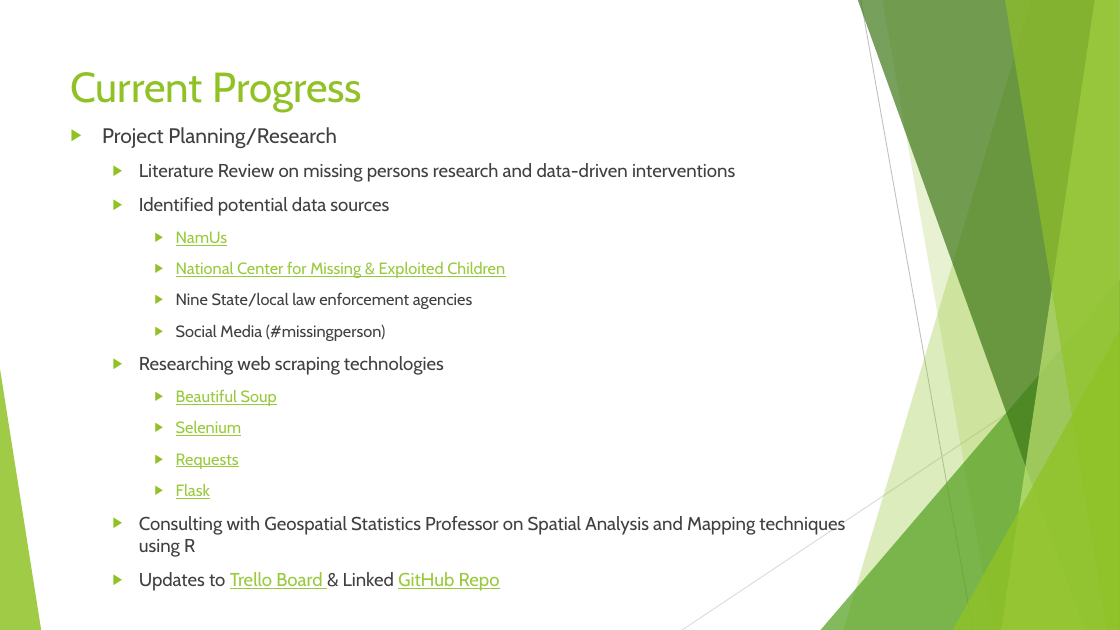
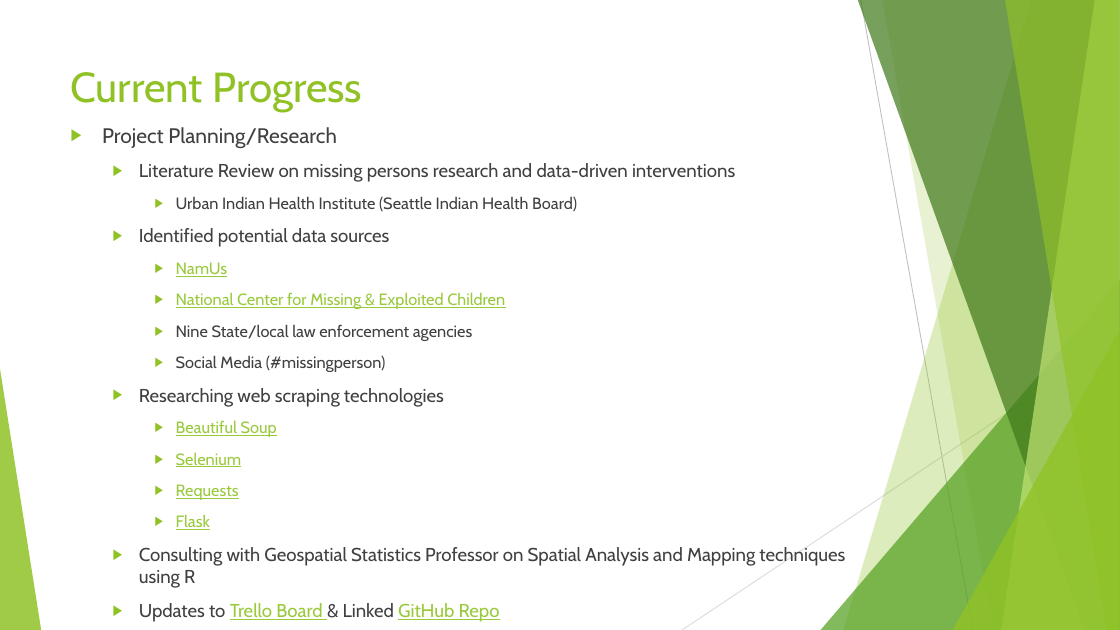
Before and after one commit to NelsonFoster/Data-Science-Capstone, a slide deck: slide 4 of Documentation/ProjectUpdate07022019.pptx. Drawn at 1120x630 pixels with LibreOffice and Linux fonts; fonts in the diff are those of the drawing. Boxes give left, top, right and bottom in pixels: in the first picture for what was removed or moved away, otherwise in the second. Text is boxed around its words. In the diff, an @@ line names an element or a change of style, - is before the commit and + after.

```diff
--- a/Documentation/ProjectUpdate07022019.pptx
+++ b/Documentation/ProjectUpdate07022019.pptx
@@ text at <box>176,196,577,211</box>: paragraph added @@
+    ▶ Urban Indian Health Institute (Seattle Indian Health Board)
```
Also in this commit, not shown: 1 other slide changed, 2 other files.
